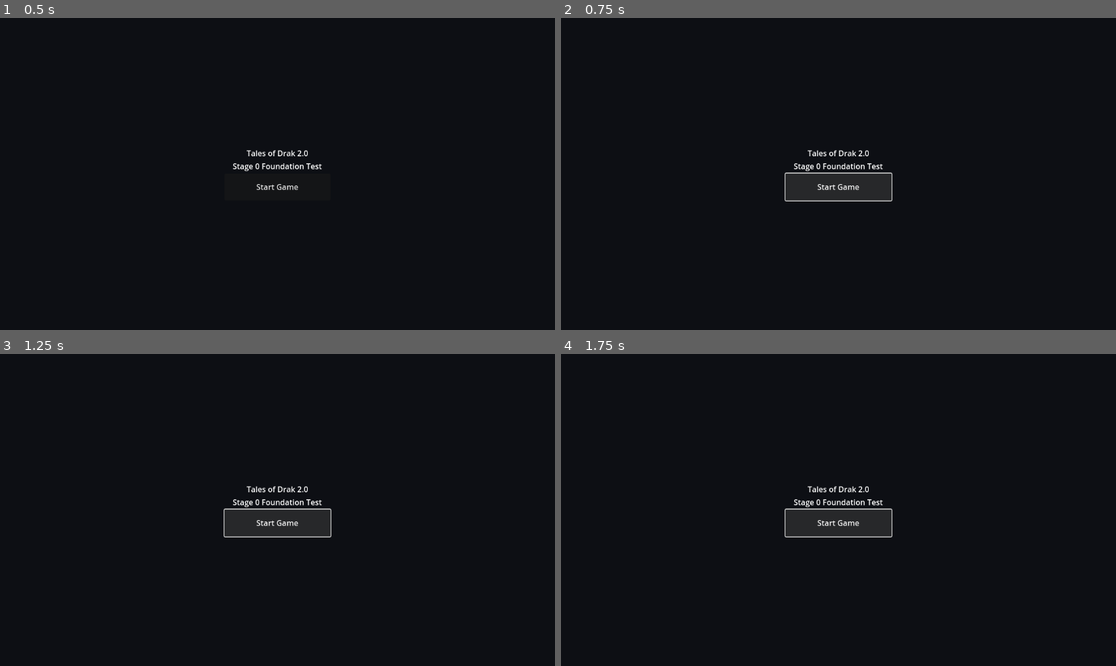
Above: before the commit, frames 1-4 (two rows, left to right).
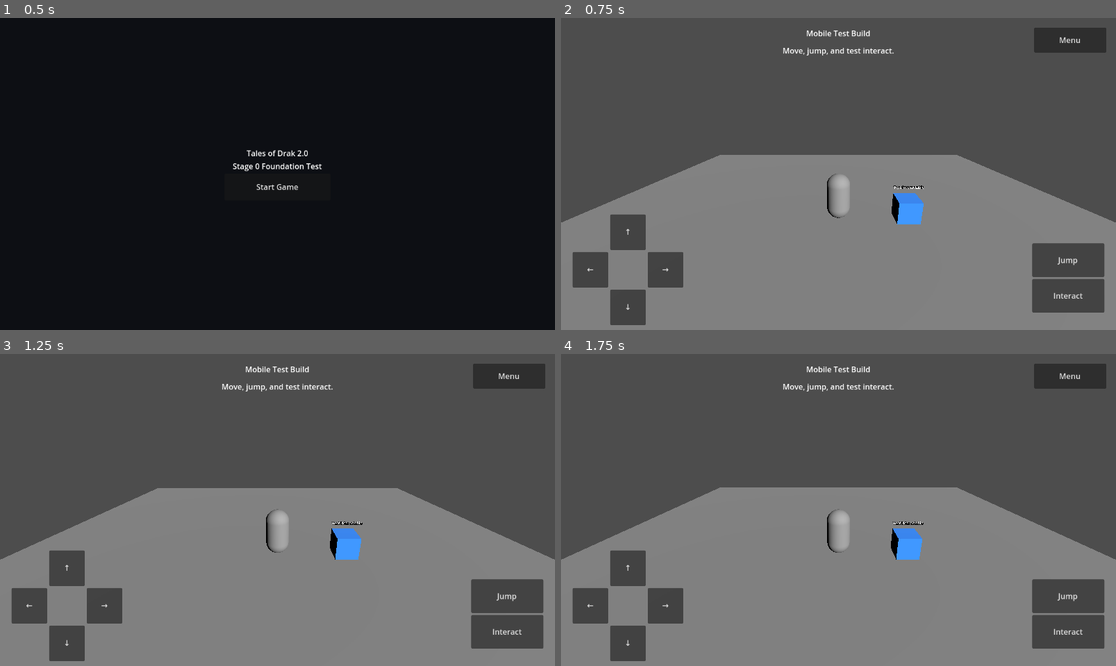
Above: after the commit, the same moments.

Repository: tristanvickery20/Tales-of-Drak-2.0
Game: Godot game, scene res://scenes/main_menu/main_menu.tscn
Same seed, same stepped clock (60 frames per second), same inputs: the game is played once before the commit and once after it.
Inputs (mouse positions are in pixels of both pictures, inside the frame that each line leads up to):
- Up to frame 1 (0.5 s): no input
- Up to frame 2 (0.75 s): click "Start Game" at 0.5 s
- Up to frame 3 (1.25 s): no input
- Up to frame 4 (1.75 s): click (838, 522) at 1.25 s, where only the run before the commit has a clickable "Start Game"

Frame 1 is identical in both runs. In frame 2, 100% of the frame differs, in the area x 0-100%, y 0-100%; in frame 3, 100%; in frame 4, 100%.

Commit message:
Fix test world scene syntax so Start Game loads

Diff:
--- a/scenes/test_world/test_world.tscn
+++ b/scenes/test_world/test_world.tscn
@@ -53,7 +53,7 @@
 [node name="PlayerCollision" type="CollisionShape3D" parent="PlaceholderPlayer"]
 shape = SubResource("CapsuleShape3D_player")
 
-[node name="TestInteractable" type="StaticBody3D" parent="." groups=["test_interactable"]
+[node name="TestInteractable" type="StaticBody3D" parent="." groups=["test_interactable"]]
 transform = Transform3D(1, 0, 0, 0, 1, 0, 0, 0, 1, 3, 0.5, 0)
 script = ExtResource("4_test_interactable")
 
